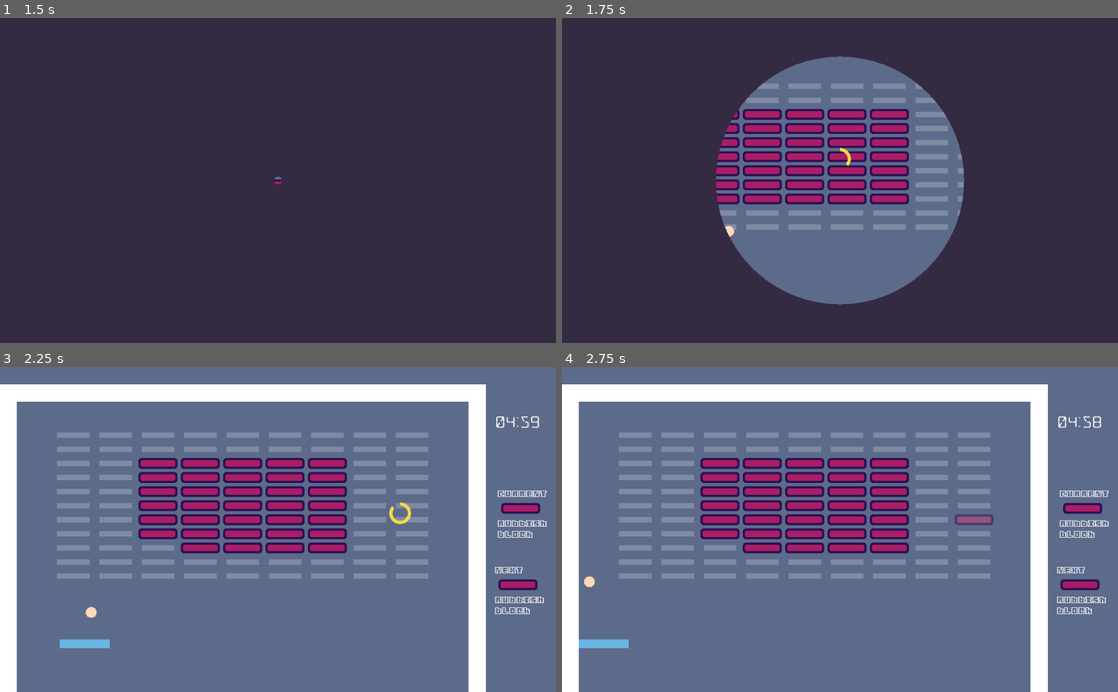
Above: before the commit, frames 1-4 (two rows, left to right).
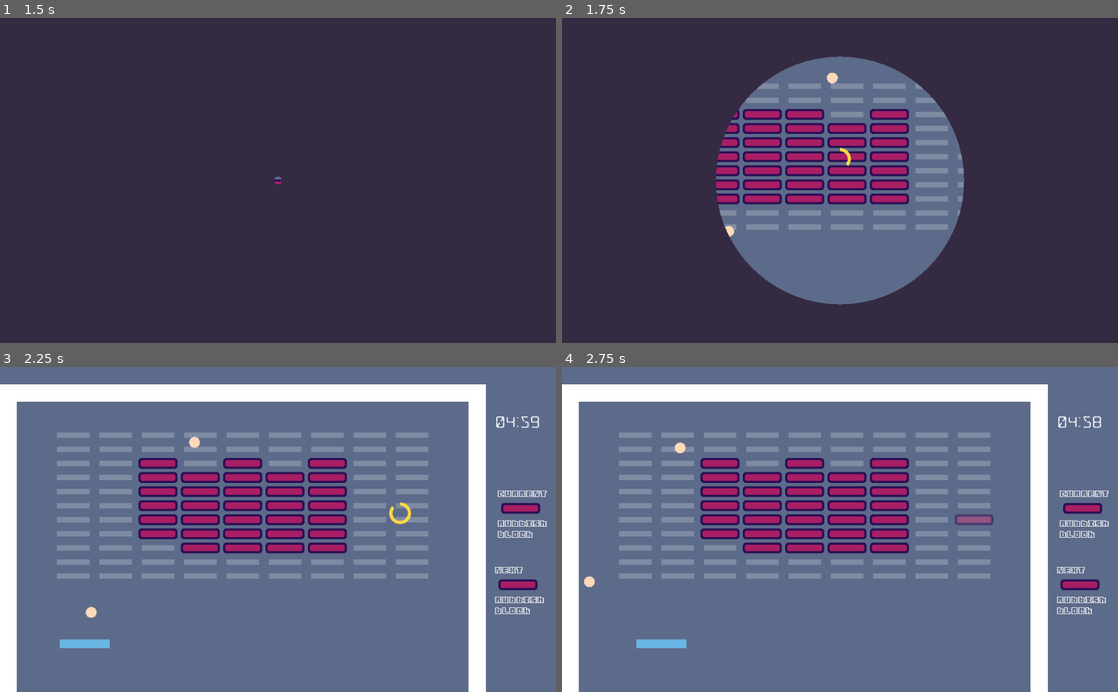
Above: after the commit, the same moments.

Repository: marc-hugh-tom/gmtk-game-jam-2023
Game: Godot game, scene res://scenes/SceneManager.tscn
The game is run twice, just before and just after one commit, with the same random seed, the same clock (stepped at 60 frames per second) and the same inputs.
Inputs (mouse positions are in pixels of both pictures, inside the frame that each line leads up to):
- Up to frame 1 (1.5 s): click "PLAY" at 0.5 s; click "PLAY" at 1.25 s
- Up to frame 2 (1.75 s): no input
- Up to frame 3 (2.25 s): move the mouse to (400, 513) at 2.02 s; press the mouse at (400, 513) at 2.03 s; hold Right (ui_right) from 2.03 s (still down)
- Up to frame 4 (2.75 s): keep holding Right (ui_right)

Frame 1 is identical in both runs. In frame 2, 0.3% of the frame differs, in the area x 47-55%, y 16-32%; in frame 3, 0.5%; in frame 4, 1.0%, in the area x 3-55%, y 23-87%.

Commit message:
multiball

Diff:
--- a/scenes/GameContainer.tscn
+++ b/scenes/GameContainer.tscn
@@ -34,6 +34,9 @@
 
 [node name="Ball" parent="balls" instance=ExtResource( 2 )]
 position = Vector2( 472, 492 )
+
+[node name="Ball2" parent="balls" instance=ExtResource( 2 )]
+position = Vector2( 664, 104 )
 
 [node name="BlockGrid" type="Node2D" parent="."]
 position = Vector2( 512, 256 )
